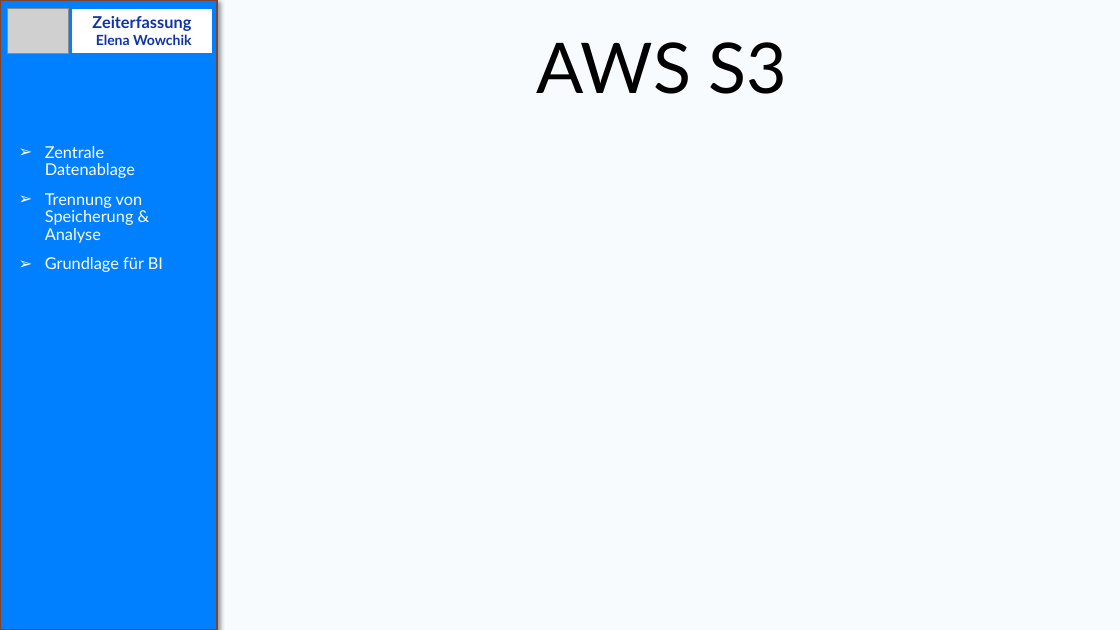
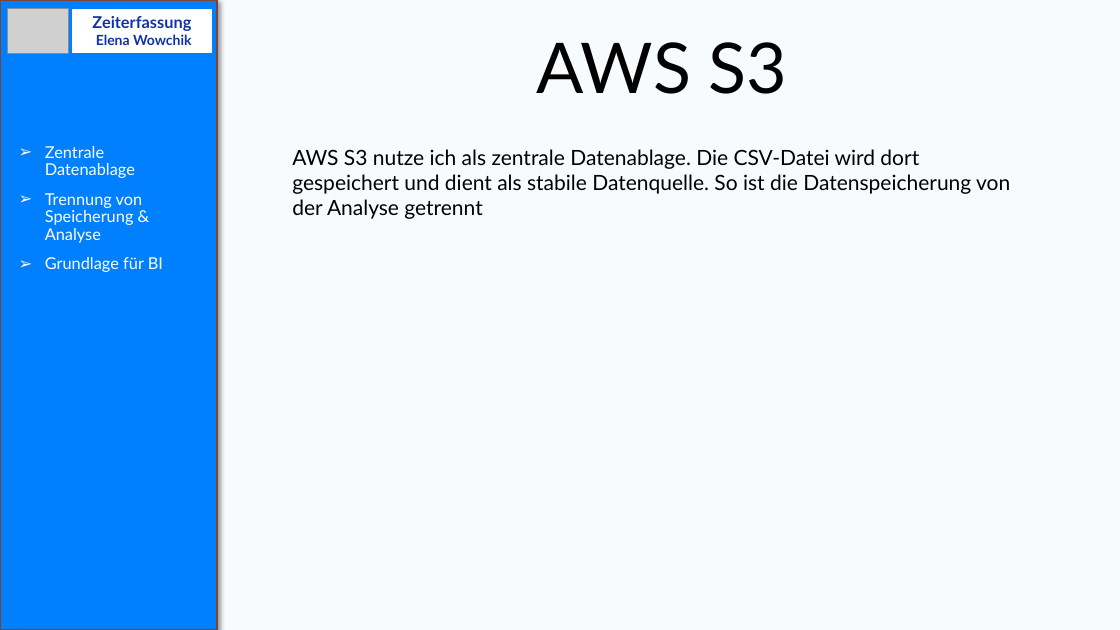
Before and after one commit to Elena-Wowchik/Projekt_Zeiterfassung, a slide deck: slide 6 of zeiterfassung_Projekt_Präsentation.pptx. Drawn at 1120x630 pixels with LibreOffice and Linux fonts; fonts in the diff are those of the drawing; grey boxes stand for pictures. Boxes give left, top, right and bottom in pixels: in the first picture for what was removed or moved away, otherwise in the second. Text is boxed around its words. In the diff, an @@ line names an element or a change of style, - is before the commit and + after.

```diff
--- a/zeiterfassung_Projekt_Präsentation.pptx
+++ b/zeiterfassung_Projekt_Präsentation.pptx
@@ text added at box(292, 149, 1010, 219), 18 pt, text #000000 @@
+AWS S3 nutze ich als zentrale Datenablage. Die CSV-Datei wird dort gespeichert und dient als stabile Datenquelle. So ist die Datenspeicherung von der Analyse getrennt
```
Also in this commit, not shown: 12 other slides changed, 4 slides added, 1 slide removed, 1 other file.
